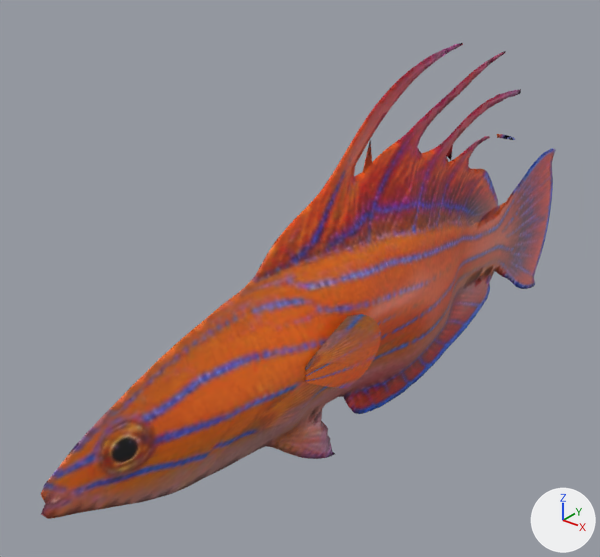
One commit to the glTF model src/rendering/assets/splat-fish/mccoskers-flasher-wrasse.glb: the scene before it, then after it.
One viewpoint serves both versions: a 50 mm camera at (0.971, -1.55, 0.826) aimed at (-0.15, -0.148, -0.043). The axes (+X, +Y, +Z) are drawn at lower right. The lights are the same throughout. The older version comes first.

The older version as bpy lines, for what is in view:
```python
me_mccoskers_flasher_wrasse_geo = bpy.data.meshes.new('mccoskers-flasher-wrasse_Geo')
me_mccoskers_flasher_wrasse_geo.from_pydata(...)  # 4939 vertices, 9639 faces; spans x -0.14..0.14, y -1.0..1.0, z -0.46..0.47
me_mccoskers_flasher_wrasse_geo.materials.append(mat_mccoskers_flasher_wrasse_mat)
ob_mccoskers_flasher_wrasse_mesh = bpy.data.objects.new('mccoskers-flasher-wrasse_Mesh', me_mccoskers_flasher_wrasse_geo)
ob_mccoskers_flasher_wrasse_mesh.location = (0.0, 0.0, 0.0)
```
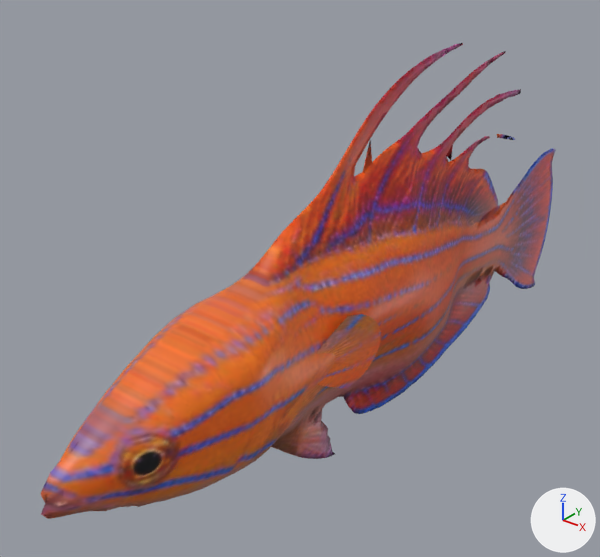
What differs and where, as boxes (x1, y1, x2, y2) in the pictures (600 x 557 px; the box of a moved part takes in the faces that stretch with it):
part 1 of me_mccoskers_flasher_wrasse_geo, moved or reshaped
    before: (44, 230, 337, 519)
    after: (45, 230, 338, 519)

The change, as a diff of the scene's bpy script:
```diff
--- a/src/rendering/assets/splat-fish/mccoskers-flasher-wrasse.glb.py
+++ b/src/rendering/assets/splat-fish/mccoskers-flasher-wrasse.glb.py
@@ me_mccoskers_flasher_wrasse_geo @@
 me_mccoskers_flasher_wrasse_geo.from_pydata(...)  # 4939 vertices, 9639 faces; spans x -0.14..0.14, y -1.0..1.0, z -0.46..0.47
 # used by ob_mccoskers_flasher_wrasse_mesh; location = (0.0, 0.0, 0.0)
+# me_mccoskers_flasher_wrasse_geo part 1: 808 of 4939 vertices moved; they spanned x -0.11..0.11, y -0.96..-0.36, z -0.27..0.17 and now span x -0.12..0.12, y -0.96..-0.36, z -0.27..0.17; mean shift (0.0, 0.0, 0.0); largest move (0.02, -0.6, 0.04) -> (0.11, -0.6, 0.04)
 me_mccoskers_flasher_wrasse_geo.materials.append(mat_mccoskers_flasher_wrasse_mat)
```
